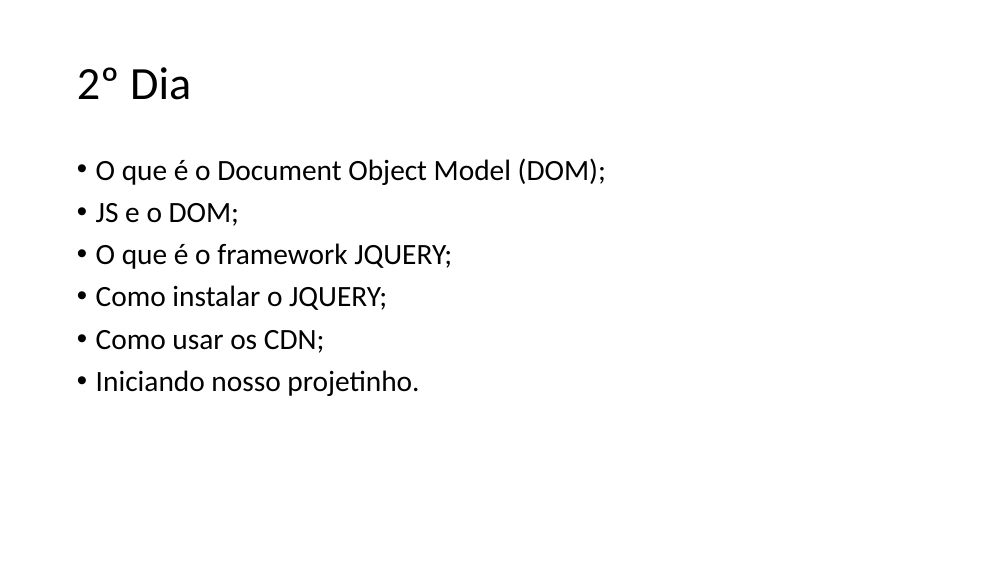
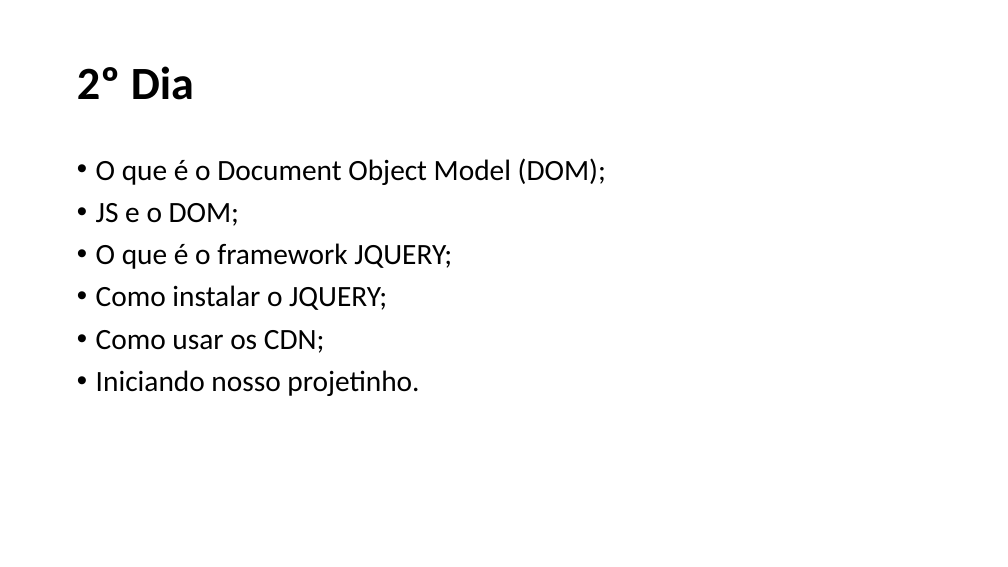
Before and after one commit to vinicius-vasconcelos/Infoeste2019, a slide deck: slide 10 of slides/Vinicius_Infoeste_2019.pptx. Drawn at 1008x567 pixels with LibreOffice and Linux fonts; fonts in the diff are those of the drawing. Boxes give left, top, right and bottom in pixels: in the first picture for what was removed or moved away, otherwise in the second. Text is boxed around its words. In the diff, an @@ line names an element or a change of style, - is before the commit and + after.

```diff
--- a/slides/Vinicius_Infoeste_2019.pptx
+++ b/slides/Vinicius_Infoeste_2019.pptx
@@ title "2º Dia" at (x1=77, y1=66, x2=194, y2=100): bold on @@
```
Also in this commit, not shown: 3 other slides changed, 2 slides added, 1 slide removed, 1 other file.
